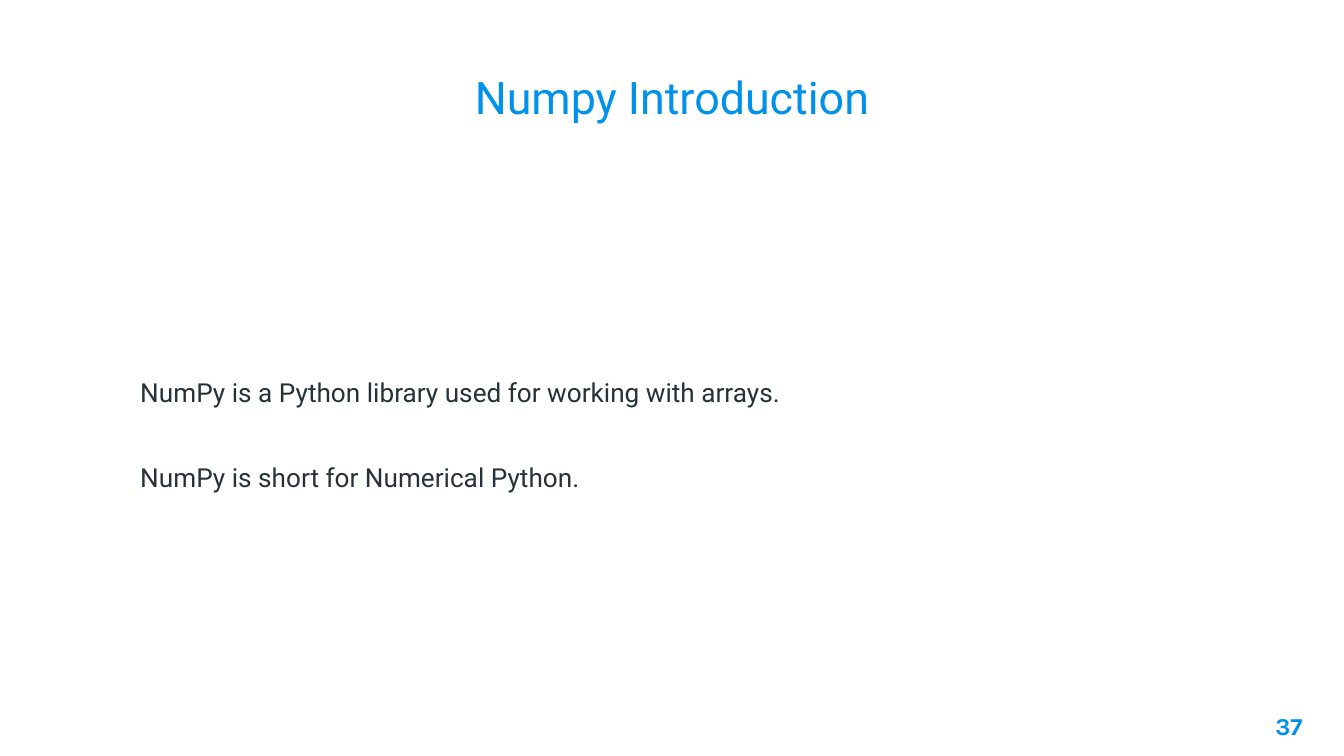
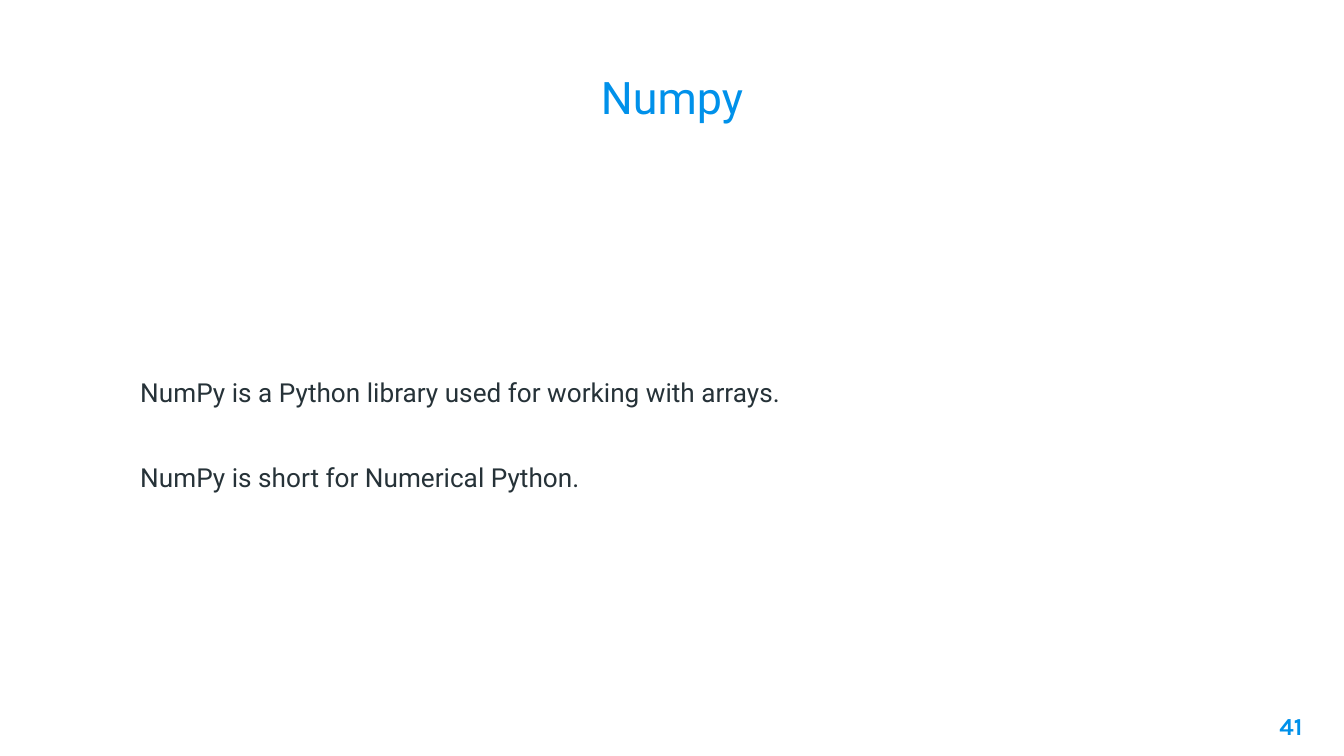
Before and after one commit to AleeRezaa/learn-python, a slide deck: slide 41 of Python.pptx (slide 37 before the commit). Drawn at 1344x756 pixels with LibreOffice and Linux fonts; fonts in the diff are those of the drawing; background and template pictures are left out. Boxes give left, top, right and bottom in pixels: in the first picture for what was removed or moved away, otherwise in the second. Text is boxed around its words. In the diff, an @@ line names an element or a change of style, - is before the commit and + after.

```diff
--- a/Python.pptx
+++ b/Python.pptx
@@ title at (601, 82, 743, 124): text changed @@
-Numpy Introduction
+Numpy
@@ page number at (1279, 719, 1302, 735): text changed @@
-37
+41
```
Also in this commit, not shown: 6 other slides changed, 7 slides added, 3 slides removed.
